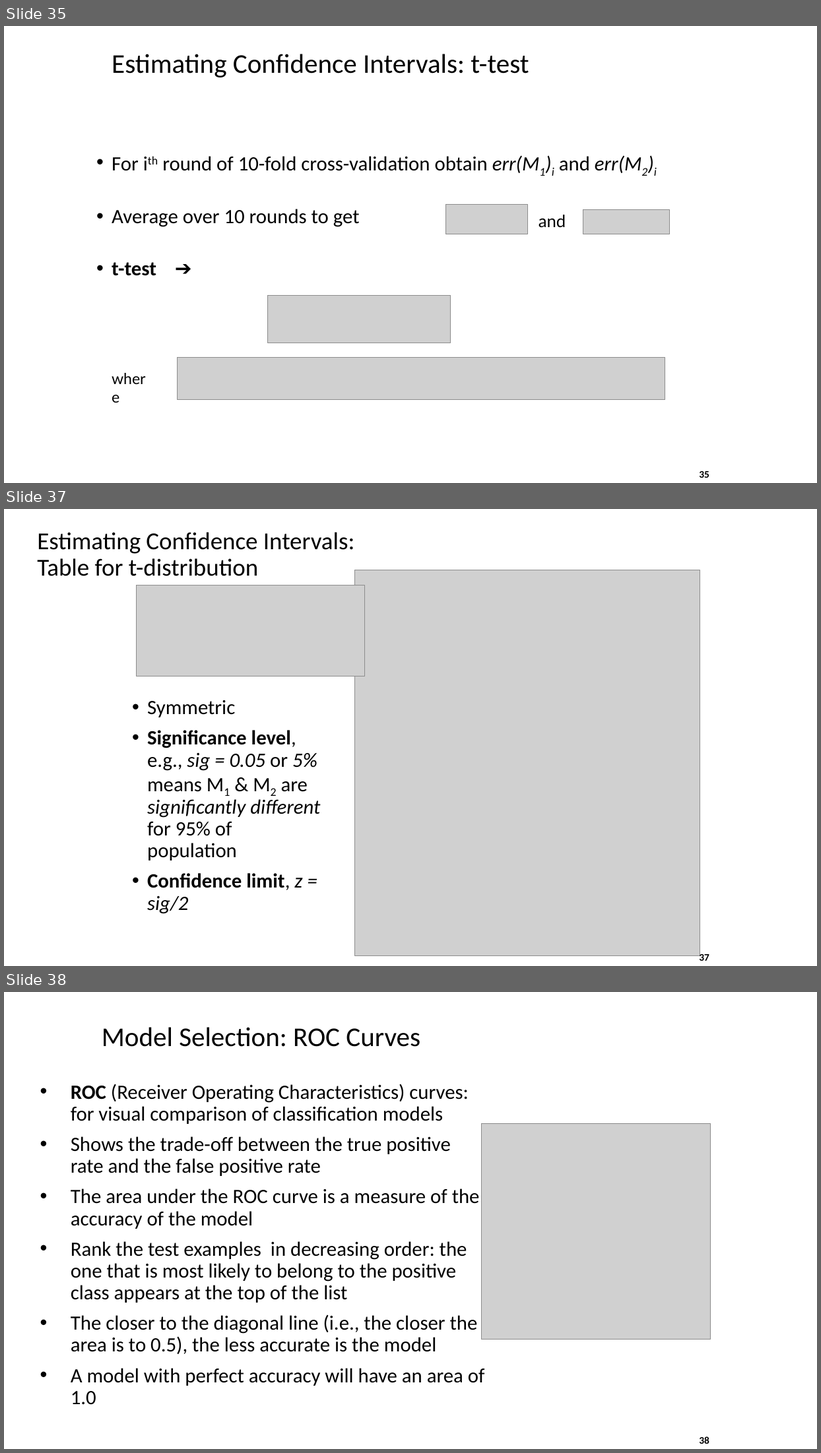
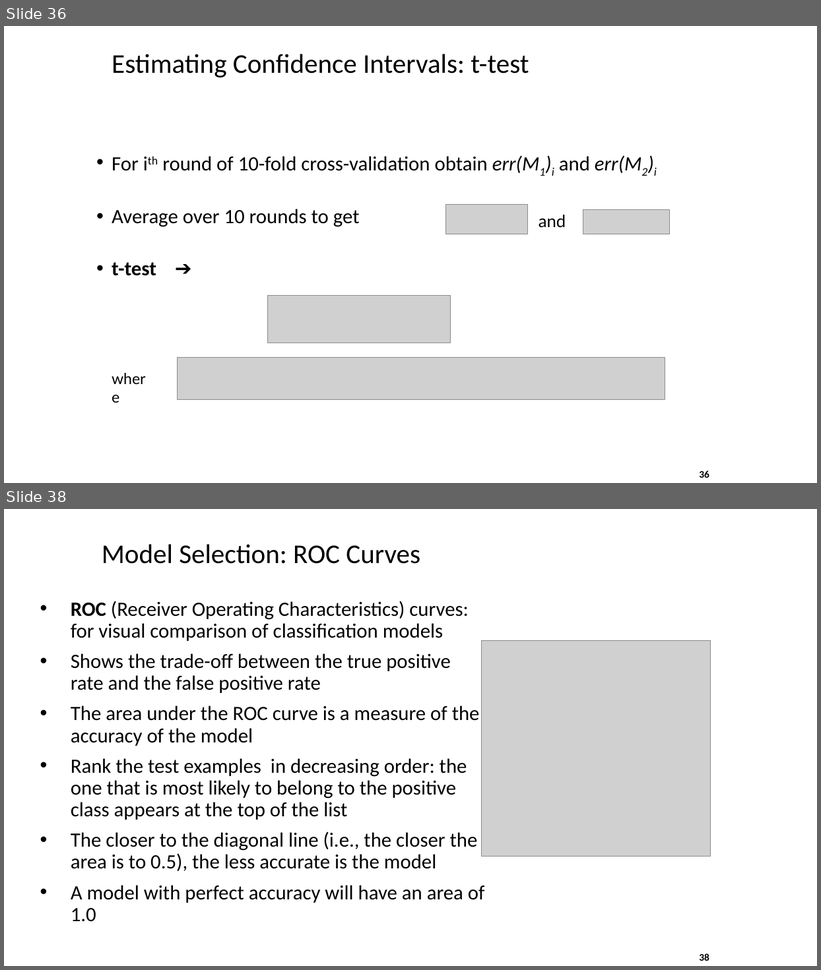
Before and after one commit to ramcdougal/cbb750, a slide deck: data mining/data mining 1.pptx. Shown one above the other, each under a label of ours: slides 35, 37 and 38 before the commit, slides 36 and 38 after it; the slides between them are not shown. The pictures are 821x1453 and 821x970 pixels, drawn with LibreOffice and Linux fonts; fonts in the diff are those of the drawing; grey boxes stand for pictures. Boxes give left, top, right and bottom in pixels: in the first picture for what was removed or moved away, otherwise in the second. Text is boxed around its words. In the diff, an @@ line names an element or a change of style, - is before the commit and + after.

```diff
--- a/data mining/data mining 1.pptx
+++ b/data mining/data mining 1.pptx
@@ slide 37 removed at (4, 509, 817, 966), background #FFFFFF @@
@@ title removed at (37, 532, 355, 576) @@
-Estimating Confidence Intervals:
-Table for t-distribution
@@ picture removed at (137, 586, 365, 676) @@
@@ picture removed at (354, 570, 700, 956) @@
@@ text removed at (147, 700, 320, 914) @@
-• Symmetric
-• Significance level, e.g., sig = 0.05 or 5% means M1 & M2 are significantly different for 95% of population
-• Confidence limit, z = sig/2
@@ page number removed at (699, 953, 710, 961) @@
-37
@@ what was slide 35 is now slide 36 @@
@@ page number at (699, 471, 710, 478): text changed @@
-35
+36
```
Also in this commit, not shown: 2 slides changed, 16 slides added.
